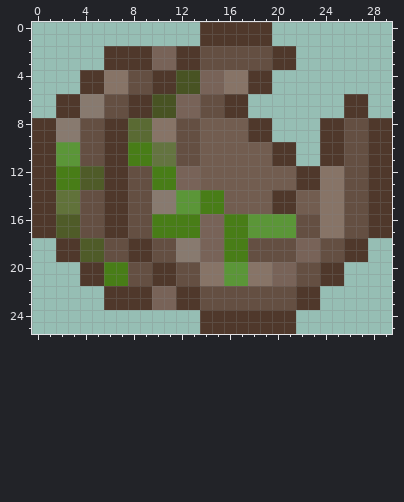
A pixel-art sprite gets an edit: Content/Items/Misc/BrokenHeroYoyo.png. The picture above is the old version.
The file is 30x26 pixels. Colours within 5 levels of each other are drawn and written as one.
New version:
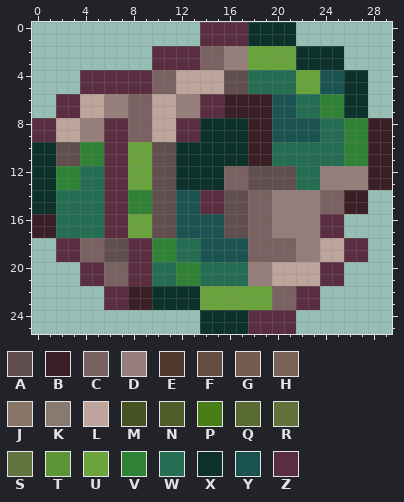
Palette (. is transparent): A #614e4f  B #3b1f26  C #796261  D #967e7b  E #4f382b  F #644f42  G #725d50  H #786358  J #877467  K #887a6f  L #bea59c  M #485323  N #4f5b28  P #487d17  Q #5a6a33  R #61723a  S #647440  T #5b9638  U #69a43d  V #308237  W #256e53  X #0c322b  Y #1b5252  Z #5a2e40
From old to new:
@@ x 0..29 @@
- 0 ..............EEEEEE..........
- 1 ..............EEEEEE..........
- 2 ......EEEEHHEEFFFFFFEE........
- 3 ......EEEEHHEEFFFFFFEE........
- 4 ....EEJJFFEEMMHHJJEE..........
- 5 ....EEJJFFEEMMHHJJEE..........
- 6 ..EEKKFFEEMMHHFFEE........EE..
- 7 ..EEKKFFEEMMHHFFEE........EE..
- 8 EEKKFFEEQQJJFFGGGGEE....EEFFEE
- 9 EEKKFFEEQQJJFFGGGGEE....EEFFEE
-10 EETTFFEEPPSSFFGGGGGGEE..EEFFEE
-11 EETTFFEEPPSSFFGGGGGGEE..EEFFEE
-12 EEPPNNEEFFPPHHGGGGGGGGEEJJFFEE
-13 EEPPNNEEFFPPHHGGGGGGGGEEJJFFEE
-14 EERRFFEEFFKKTTPPGGGGEEGGJJFFEE
-15 EERRFFEEFFKKTTPPGGGGEEGGJJFFEE
-16 EENNFFEEFFPPPPHHPPTTTTFFJJFFEE
-17 EENNFFEEFFPPPPHHPPTTTTFFJJFFEE
-18 ..EENNFFEEFFKKHHPPFFFFHHFFEE..
-19 ..EENNFFEEFFKKHHPPFFFFHHFFEE..
-20 ....EEPPFFEEFFJJTTJJHHFFEE....
-21 ....EEPPFFEEFFJJTTJJHHFFEE....
-22 ......EEEEHHEEFFFFFFFFEE......
-23 ......EEEEHHEEFFFFFFFFEE......
-24 ..............EEEEEEEE........
-25 ..............EEEEEEEE........
+ 0 ..............ZZZZXXXX........
+ 1 ..............ZZZZXXXX........
+ 2 ..........ZZZZCCDDUUUUXXXX....
+ 3 ..........ZZZZCCDDUUUUXXXX....
+ 4 ....ZZZZZZCCLLLLAAWWWWUUYYXX..
+ 5 ....ZZZZZZCCLLLLAAWWWWUUYYXX..
+ 6 ..ZZLLDDCCLLDDZZBBBBYYWWVVXX..
+ 7 ..ZZLLDDCCLLDDZZBBBBYYWWVVXX..
+ 8 ZZLLDDZZCCLLZZXXXXBBYYYYWWVVBB
+ 9 ZZLLDDZZCCLLZZXXXXBBYYYYWWVVBB
+10 XXAAVVZZUUAAXXXXXXBBWWWWWWVVBB
+11 XXAAVVZZUUAAXXXXXXBBWWWWWWVVBB
+12 XXVVWWZZUUAAXXXXCCAAAAWWDDDDBB
+13 XXVVWWZZUUAAXXXXCCAAAAWWDDDDBB
+14 XXWWWWZZVVAAYYZZAACCDDDDCCBB..
+15 XXWWWWZZVVAAYYZZAACCDDDDCCBB..
+16 BBWWWWZZUUAAYYYYAACCDDDDZZ....
+17 BBWWWWZZUUAAYYYYAACCDDDDZZ....
+18 ..ZZCCAAZZVVWWYYYYCCCCDDLLZZ..
+19 ..ZZCCAAZZVVWWYYYYCCCCDDLLZZ..
+20 ....ZZCCZZWWVVWWWWDDLLLLZZ....
+21 ....ZZCCZZWWVVWWWWDDLLLLZZ....
+22 ......ZZBBXXXXUUUUUUCCZZ......
+23 ......ZZBBXXXXUUUUUUCCZZ......
+24 ..............XXXXZZZZ........
+25 ..............XXXXZZZZ........
Boxes around the changes in both pictures, in picture pixels (x1, y1, x2, y2):
changed: (32, 22, 392, 334)
